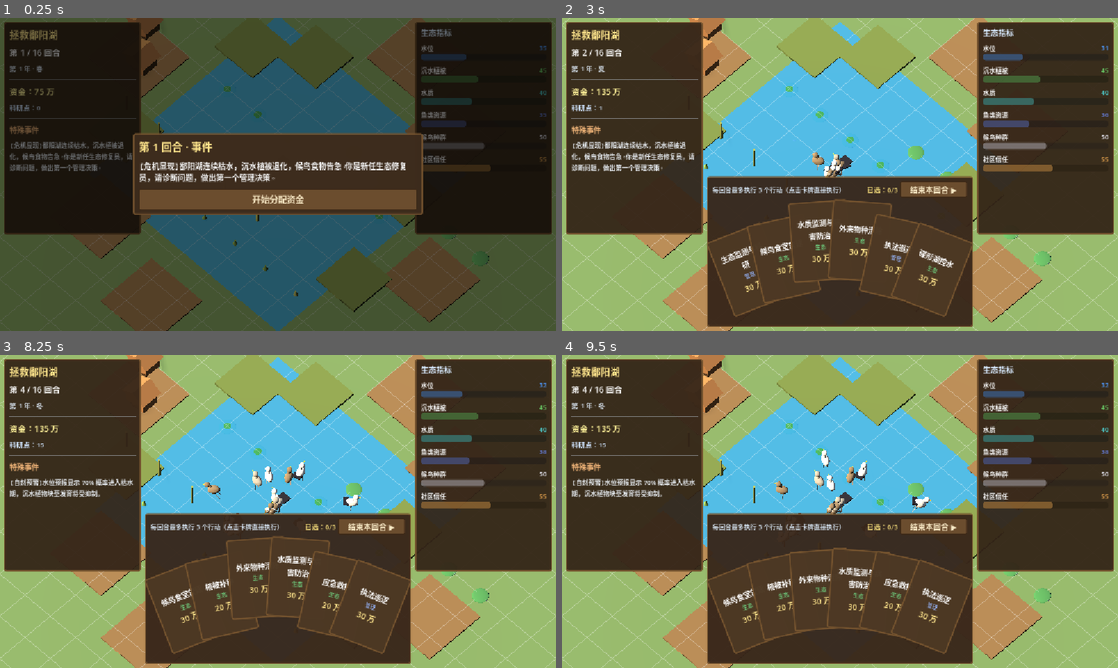
Above: before the commit, frames 1-4 (two rows, left to right).
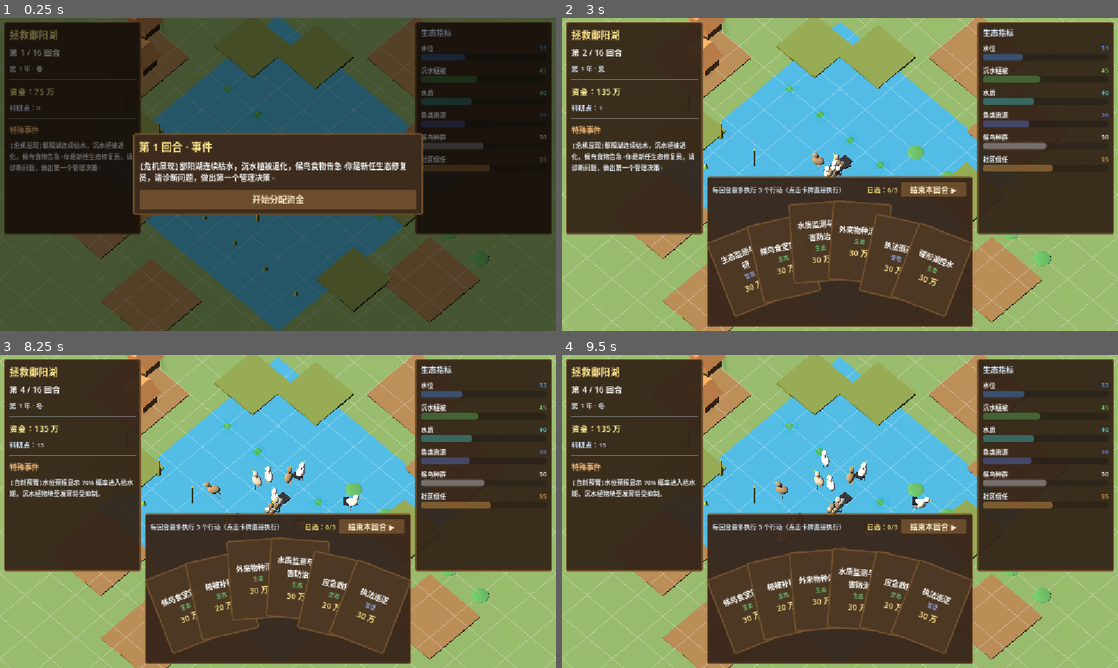
Above: after the commit, the same moments.

Repository: JoKanshin/poyanghu
Game: Godot game, scene res://scenes/main.tscn
Two runs of this game, one before a commit and one after it. Both use one fixed random seed, a clock stepped at 60 frames per second and the inputs below.
Inputs (mouse positions are in pixels of both pictures, inside the frame that each line leads up to):
- Up to frame 1 (0.25 s): no input
- Up to frame 2 (3 s): click "开始分配资金" at 0.5 s; click "结束本回合 ▶" at 1.25 s; click "继续" at 2 s; click "收下（继续）" at 2.75 s
- Up to frame 3 (8.25 s): click "结束本回合 ▶" at 3.5 s; click "继续" at 4.25 s; click "收下（继续）" at 5 s; click "开始分配资金" at 5.75 s; click "结束本回合 ▶" at 6.5 s; click "继续" at 7.25 s; click "收下（继续）" at 8 s
- Up to frame 4 (9.5 s): tap Enter at 8.75 s; move the mouse to (962, 495) at 8.77 s; click (962, 495) at 8.92 s

The runs differ from the first frame. In frame 1, less than 0.1% of the frame differs, in the area x 83-89%, y 11-49%; in frame 2, 0.6%, in the area x 40-60%, y 57-85%; in frame 3, 0.5%; in frame 4, 0.2%.

Commit message:
refactor: 参考Tween速查表优化动画
- 修复卡牌悬停帧率相关bug：固定系数lerp 0.25 → 指数衰减(1-exp(-12*delta))，60/144fps手感一致
- 金框呼吸改 TRANS_SINE+EASE_IN_OUT，替代默认linear，呼吸更自然
- 指标条改为CUBIC+EASE_OUT动画(0.35s)，非玩家直接操作用动画告知数值变化

Diff:
--- a/scripts/main.gd
+++ b/scripts/main.gd
@@ -262,7 +262,7 @@
 
 func _process(delta: float) -> void:
 	_process_birds(delta)
-	_update_card_hover()
+	_update_card_hover(delta)
 	# 容器尺寸变化时重排扇形（居中）
 	if card_box != null and card_box.size.x > 10.0:
 		if _fan_layout_size.distance_to(card_box.size) > 1.0:
@@ -767,8 +767,13 @@
 func _update_hud() -> void:
 	var m: Dictionary = GameState.metrics
 	for metric in metric_bars:
-		metric_bars[metric]["bar"].value = m[metric]
-		metric_bars[metric]["val"].text = str(m[metric])
+		var bar: ProgressBar = metric_bars[metric]["bar"]
+		var val: Label = metric_bars[metric]["val"]
+		# 指标变化不是玩家直接操作 → 用动画"告知"变化（速查表：非用户触发可较长时长）
+		var tw := bar.create_tween()
+		tw.set_trans(Tween.TRANS_CUBIC).set_ease(Tween.EASE_OUT)
+		tw.tween_property(bar, "value", float(m[metric]), 0.35)
+		val.text = str(m[metric])
 
 	var t: int = GameState.turn
 	turn_label.text = "第 %d / %d 回合" % [t, GameState.TOTAL_TURNS]
@@ -958,7 +963,7 @@
 
 
 ## 每帧轮询卡牌悬停：精确判断鼠标是否在旋转后的卡牌内（避免相邻牌误判）
-func _update_card_hover() -> void:
+func _update_card_hover(delta: float) -> void:
 	if hand_panel.visible == false or card_infos.is_empty():
 		return
 	var mouse_global := get_viewport().get_mouse_position()
@@ -971,8 +976,8 @@
 		var raised: bool = hovering or info["selected"]
 		# 弹起方向：沿径向向外（远离圆心，即向上弹出）
 		var target: Vector2 = info["base_pos"] + info["radial"] * (26.0 if raised else 0.0)
-		if panel.position.distance_to(target) > 0.5:
-			panel.position = panel.position.lerp(target, 0.25)
+		# 与帧率无关的平滑（每秒 12 倍速收敛），替代固定系数 lerp
+		panel.position = panel.position.lerp(target, 1.0 - exp(-12.0 * delta))
 
 
 ## 判断全局坐标点是否在旋转后的卡牌矩形内
@@ -1009,8 +1014,9 @@
 	sb.content_margin_bottom = 10
 	panel.add_theme_stylebox_override("panel", sb)
 	var tw := panel.create_tween().set_loops()
-	tw.tween_property(sb, "border_color", Color(1.0, 0.95, 0.55), 0.55)
-	tw.tween_property(sb, "border_color", Color(0.95, 0.72, 0.18), 0.55)
+	tw.set_trans(Tween.TRANS_SINE).set_ease(Tween.EASE_IN_OUT)
+	tw.tween_property(sb, "border_color", Color(1.0, 0.95, 0.55), 0.7)
+	tw.tween_property(sb, "border_color", Color(0.95, 0.72, 0.18), 0.7)
 
 
 ## 取消选中：恢复普通边框
